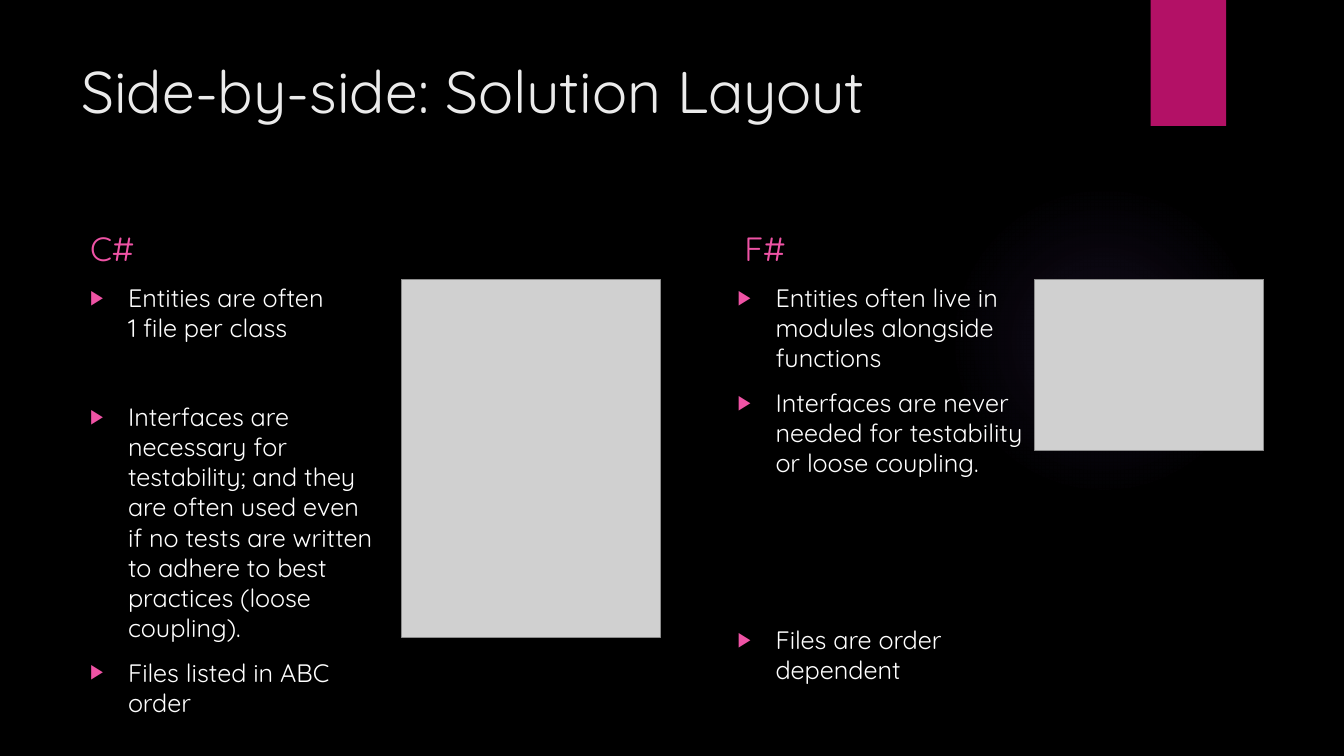
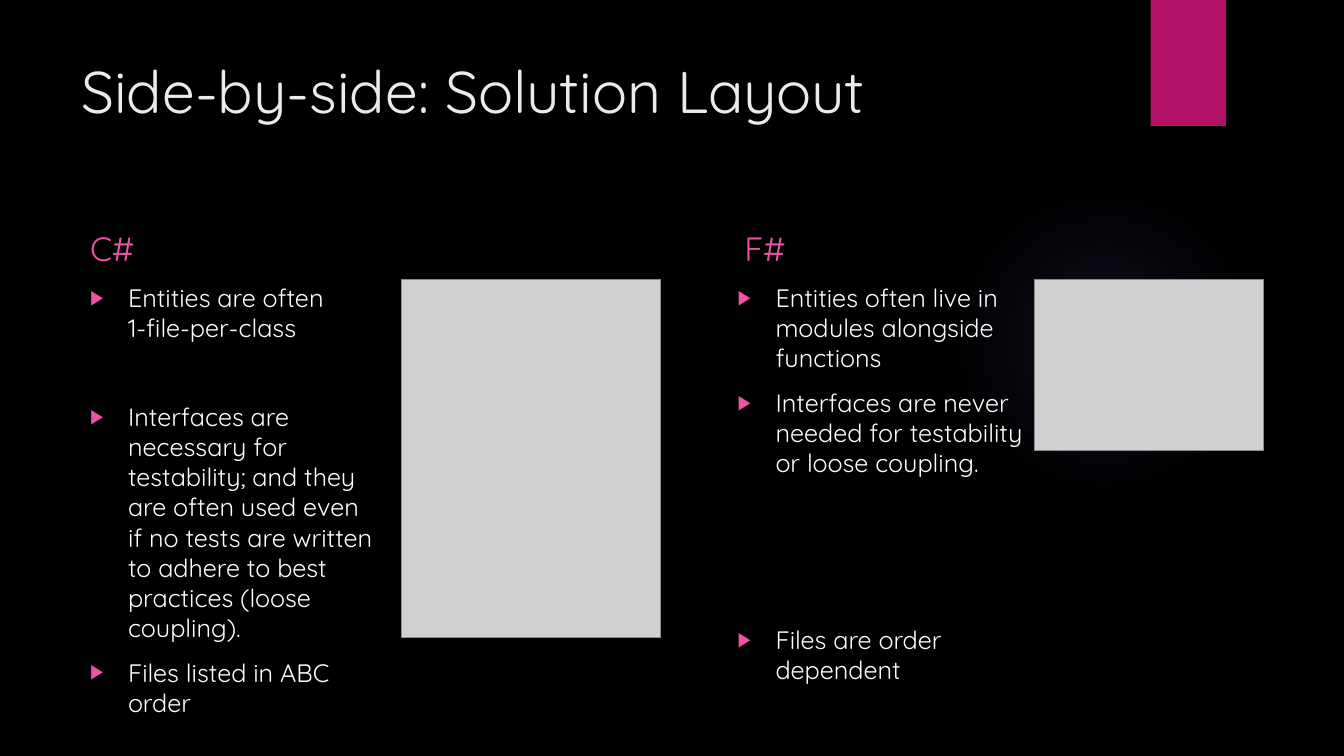
Before and after one commit to JordanMarr/TradeMinderFSharp, a slide deck: slide 24 of TradeMinder F# - C#.pptx. Drawn at 1344x756 pixels with LibreOffice and Linux fonts; fonts in the diff are those of the drawing; grey boxes stand for pictures; background and template pictures are left out. Boxes give left, top, right and bottom in pixels: in the first picture for what was removed or moved away, otherwise in the second. Text is boxed around its words. In the diff, an @@ line names an element or a change of style, - is before the commit and + after.

```diff
--- a/TradeMinder F# - C#.pptx
+++ b/TradeMinder F# - C#.pptx
@@ text at (128, 288, 324, 342): text changed @@
-▶ Entities are often
-  1 file per class
+▶ Entities are often
+  1-file-per-class
```
Also in this commit, not shown: 15 other slides changed, 1 slide added, 1 slide removed.
